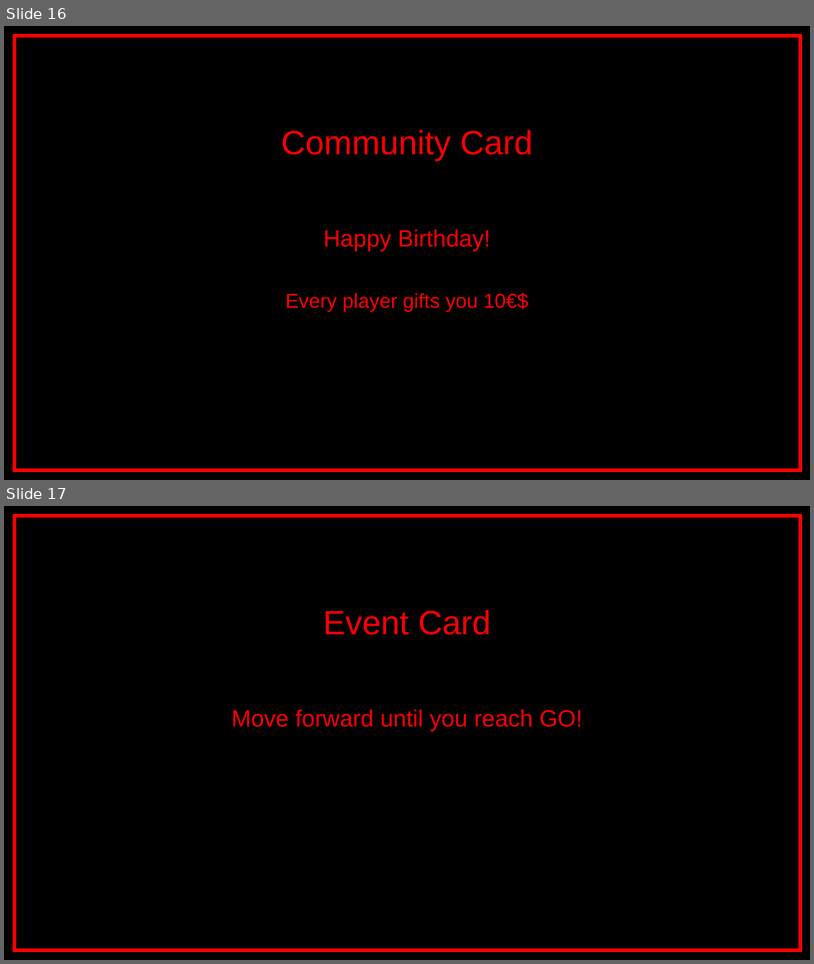
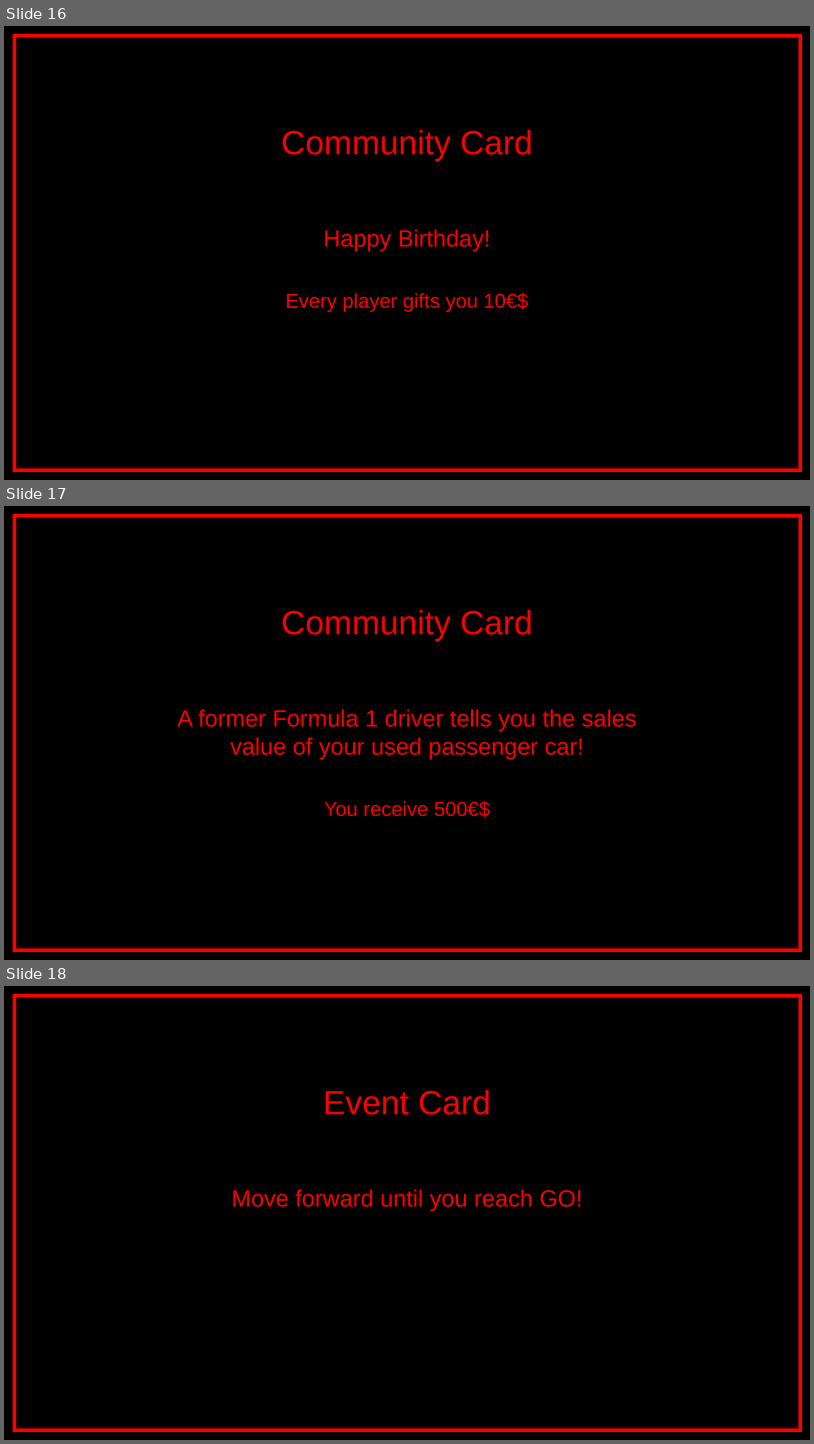
Before and after one commit to Jonnick92/Monopoly_Holdings, a slide deck: assets-helper/community_event_cards.pptx. Shown one above the other, each under a label of ours: slides 16 and 17 before the commit, slides 16, 17 and 18 after it. The pictures are 814x964 and 814x1444 pixels, drawn with LibreOffice and Linux fonts; fonts in the diff are those of the drawing. Boxes give left, top, right and bottom in pixels: in the first picture for what was removed or moved away, otherwise in the second. Text is boxed around its words. In the diff, an @@ line names an element or a change of style, - is before the commit and + after.

Commit message:
added community card for ralph schuhmacher

```diff
--- a/assets-helper/community_event_cards.pptx
+++ b/assets-helper/community_event_cards.pptx
@@ slide 17 added at <box>4,506,810,960</box>, background #000000 @@
@@ rectangle added at <box>14,515,801,950</box>, outline #FF0000 4.5 pt @@
@@ text added at <box>281,610,533,641</box>, 40 pt, text #FF0000 @@
+Community Card
@@ text added at <box>178,709,637,817</box>, 28 pt, text #FF0000 @@
+A former Formula 1 driver tells you the sales value of your used passenger car!
+You receive 500€$
@@ what was slide 17 is now slide 18 @@
```
Also in this commit, not shown: 2 other files.
